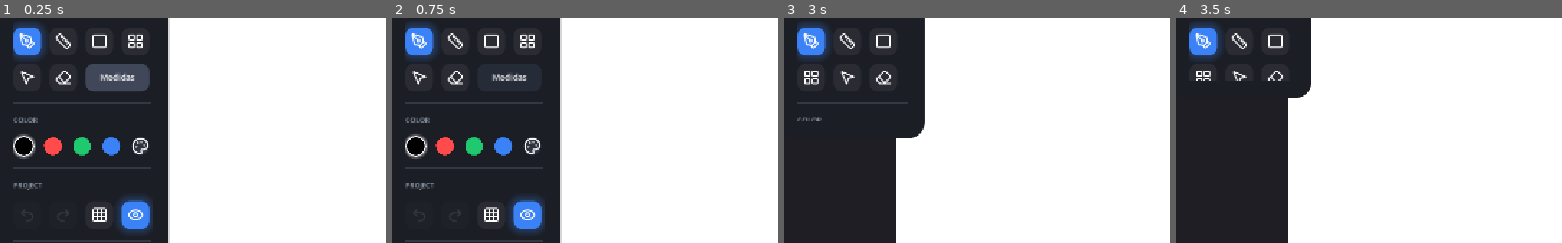
Above: before the commit, frames 1-4 (left to right).
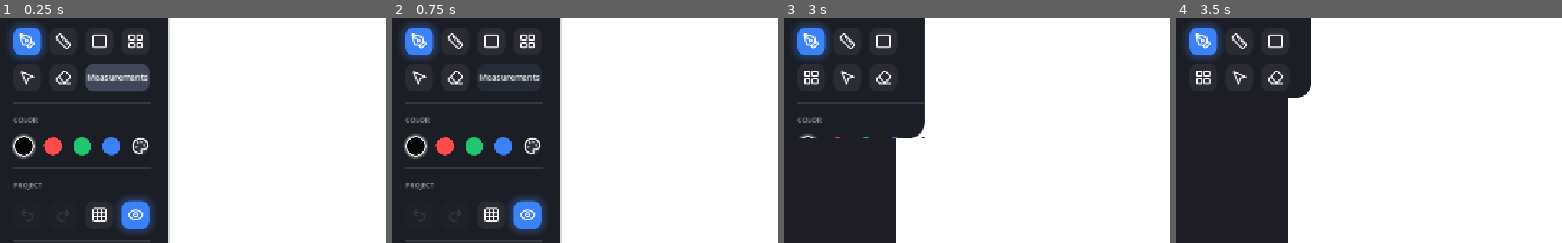
Above: after the commit, the same moments.

Repository: OmarSaez/plan-2d
Game: Godot game, scene res://src/main.tscn
Two runs of this game, one before a commit and one after it. Both use one fixed random seed, a clock stepped at 60 frames per second and the inputs below. This scene is started directly instead of the project's main scene.
Inputs (mouse positions are % of the whole screen's width and height, from its top left):
- Up to frame 1 (0.25 s): no input
- Up to frame 2 (0.75 s): click (15, 31) at 0.5 s, where only the run before the commit has a clickable "Medidas"
- Up to frame 3 (3 s): click (80, 76) at 1.25 s, where only the run before the commit has a clickable "Eliminar"; click (91, 76) at 2 s, where only the run before the commit has a clickable "Cancelar"; click (18, 10) at 2.75 s
- Up to frame 4 (3.5 s): no input
The pictures show only the part of the screen within x 0-50%, y 17-67%; the shares and areas given below are measured in that part.

The runs differ from the first frame. In frame 1, 0.5% of the frame differs, in the area x 2-40%, y 3-92%; in frame 2, 0.5%; in frame 3, 0.3%; in frame 4, 0.2%.

Commit message:
Se agrega boton para volver a home

Diff:
--- a/assets/icons/check.svg
+++ b/assets/icons/check.svg
@@ -1,15 +1,3 @@
-<!-- @license lucide-static v0.414.0 - ISC -->
-<svg
-  class="lucide lucide-check"
-  xmlns="http://www.w3.org/2000/svg"
-  width="24"
-  height="24"
-  viewBox="0 0 24 24"
-  fill="none"
-  stroke="#FFFFFF"
-  stroke-width="2"
-  stroke-linecap="round"
-  stroke-linejoin="round"
->
-  <path d="M20 6 9 17l-5-5" />
+<svg xmlns="http://www.w3.org/2000/svg" width="24" height="24" viewBox="0 0 24 24" fill="none" stroke="#FFFFFF" stroke-width="2" stroke-linecap="round" stroke-linejoin="round">
+  <polyline points="20 6 9 17 4 12"></polyline>
 </svg>
--- a/project.godot
+++ b/project.godot
@@ -37,3 +37,4 @@
 
 rendering_device/driver.windows="d3d12"
 renderer/rendering_method="mobile"
+textures/vram_compression/import_etc2_astc=true
--- a/src/ui/layer_panel.gd
+++ b/src/ui/layer_panel.gd
@@ -153,7 +153,7 @@
 	confirm_wrapper.add_child(confirm_dialog_vbox)
 
 	var lbl = Label.new()
-	lbl.text = "¿Eliminar capa y sus trazos?"
+	lbl.text = "UI_CONFIRM_DELETE_LAYER"
 	lbl.horizontal_alignment = HORIZONTAL_ALIGNMENT_CENTER
 	lbl.add_theme_color_override("font_color", Color(0.9, 0.9, 0.9))
 	confirm_dialog_vbox.add_child(lbl)
@@ -165,10 +165,10 @@
 
 	var btn_sb = StyleBoxFlat.new()
 	btn_sb.bg_color = Color(0.18, 0.20, 0.24)
-	btn_sb.corner_radius_top_left = 16
-	btn_sb.corner_radius_top_right = 16
-	btn_sb.corner_radius_bottom_left = 16
-	btn_sb.corner_radius_bottom_right = 16
+	btn_sb.corner_radius_top_left = 8
+	btn_sb.corner_radius_top_right = 8
+	btn_sb.corner_radius_bottom_left = 8
+	btn_sb.corner_radius_bottom_right = 8
 	btn_sb.content_margin_left = 16
 	btn_sb.content_margin_right = 16
 	btn_sb.content_margin_top = 8
@@ -178,7 +178,7 @@
 	btn_sb_hover.bg_color = Color(0.25, 0.28, 0.33)
 
 	var btn_yes = Button.new()
-	btn_yes.text = "Eliminar"
+	btn_yes.text = "UI_DELETE"
 	btn_yes.add_theme_color_override("font_color", Color(1.0, 0.4, 0.4))
 	btn_yes.add_theme_stylebox_override("normal", btn_sb)
 	btn_yes.add_theme_stylebox_override("hover", btn_sb_hover)
@@ -190,7 +190,7 @@
 	hbox.add_child(btn_yes)
 
 	var btn_no = Button.new()
-	btn_no.text = "Cancelar"
+	btn_no.text = "UI_CANCEL"
 	btn_no.add_theme_color_override("font_color", Color(0.8, 0.8, 0.8))
 	btn_no.add_theme_stylebox_override("normal", btn_sb)
 	btn_no.add_theme_stylebox_override("hover", btn_sb_hover)
--- a/src/ui/main_ui.gd
+++ b/src/ui/main_ui.gd
@@ -131,12 +131,76 @@
 	if archivo_old_grid:
 		archivo_old_grid.hide()
 		archivo_old_grid.queue_free()
-
+		var archivo_wrapper = MarginContainer.new()
+		var v_idx = archivo_lbl.get_index()
+		$Sidebar/Margin/VBox/ContentWrapper/VBoxTools.add_child(archivo_wrapper)
+		$Sidebar/Margin/VBox/ContentWrapper/VBoxTools.move_child(archivo_wrapper, v_idx + 1)
+
+		# Capa 1: Cuadrícula original
 		var archivo_vbox = VBoxContainer.new()
 		archivo_vbox.add_theme_constant_override("separation", 8)
-		var v_idx = archivo_lbl.get_index()
-		$Sidebar/Margin/VBox/ContentWrapper/VBoxTools.add_child(archivo_vbox)
-		$Sidebar/Margin/VBox/ContentWrapper/VBoxTools.move_child(archivo_vbox, v_idx + 1)
+		archivo_wrapper.add_child(archivo_vbox)
+
+		# Capa 2: Panel de confirmación (oculto por defecto)
+		var confirm_panel = PanelContainer.new()
+		confirm_panel.hide()
+
+		var sb_confirm = StyleBoxFlat.new()
+		sb_confirm.bg_color = Color(0.18, 0.20, 0.24)
+		sb_confirm.corner_radius_top_left = 12
+		sb_confirm.corner_radius_top_right = 12
+		sb_confirm.corner_radius_bottom_left = 12
+		sb_confirm.corner_radius_bottom_right = 12
+		confirm_panel.add_theme_stylebox_override("panel", sb_confirm)
+		archivo_wrapper.add_child(confirm_panel)
+
+		var confirm_vbox = VBoxContainer.new()
+		confirm_vbox.alignment = BoxContainer.ALIGNMENT_CENTER
+		confirm_vbox.add_theme_constant_override("separation", 12)
+		confirm_panel.add_child(confirm_vbox)
+
+		var lbl_q = Label.new()
+		lbl_q.text = "UI_CONFIRM_HOME"
+		lbl_q.horizontal_alignment = HORIZONTAL_ALIGNMENT_CENTER
+		lbl_q.add_theme_font_size_override("font_size", 12)
+		confirm_vbox.add_child(lbl_q)
+
+		var hbox_btns = HBoxContainer.new()
+		hbox_btns.alignment = BoxContainer.ALIGNMENT_CENTER
+		hbox_btns.add_theme_constant_override("separation", 12)
+		confirm_vbox.add_child(hbox_btns)
+
+		var btn_cancel = Button.new()
+		btn_cancel.text = "UI_CANCEL"
+		var sb_c = StyleBoxFlat.new()
+		sb_c.bg_color = Color("#3f3f46")
+		sb_c.corner_radius_top_left = 8
+		sb_c.corner_radius_top_right = 8
+		sb_c.corner_radius_bottom_left = 8
+		sb_c.corner_radius_bottom_right = 8
+		sb_c.content_margin_left = 12
+		sb_c.content_margin_right = 12
+		sb_c.content_margin_top = 4
+		sb_c.content_margin_bottom = 4
+		btn_cancel.add_theme_stylebox_override("normal", sb_c)
+		btn_cancel.add_theme_stylebox_override("hover", sb_c.duplicate())
+		hbox_btns.add_child(btn_cancel)
+
+		var btn_accept = Button.new()
+		btn_accept.text = "UI_ACCEPT"
+		var sb_a = StyleBoxFlat.new()
+		sb_a.bg_color = Color("#10b981") # Verde
+		sb_a.corner_radius_top_left = 8
+		sb_a.corner_radius_top_right = 8
+		sb_a.corner_radius_bottom_left = 8
+		sb_a.corner_radius_bottom_right = 8
+		sb_a.content_margin_left = 12
+		sb_a.content_margin_right = 12
+		sb_a.content_margin_top = 4
+		sb_a.content_margin_bottom = 4
+		btn_accept.add_theme_stylebox_override("normal", sb_a)
+		btn_accept.add_theme_stylebox_override("hover", sb_a.duplicate())
+		hbox_btns.add_child(btn_accept)
 
 		var row1 = HBoxContainer.new()
 		row1.add_theme_constant_override("separation", 12)
@@ -147,13 +211,15 @@
 		archivo_vbox.add_child(row2)
 
 		var btn_save = _create_action_button("res://assets/icons/save.svg")
-		btn_save.pressed.connect(func(): EventBus.manual_save_requested.emit())
+		btn_save.pressed.connect(func():
+			EventBus.manual_save_requested.emit()
+			_animate_save_button(btn_save)
+		)
 		row1.add_child(btn_save)
 
 		var btn_home = _create_action_button("res://assets/icons/home.svg")
 		btn_home.pressed.connect(func():
-			EventBus.manual_save_requested.emit()
-			get_tree().change_scene_to_file("res://src/ui/project_selector.tscn")
+			_animate_home_confirm(btn_home, archivo_vbox, confirm_panel, btn_cancel, btn_accept)
 		)
 		row1.add_child(btn_home)
 
@@ -196,6 +262,120 @@
 	btn.add_theme_stylebox_override("focus", sb)
 
 	return btn
+
+func _animate_save_button(btn: Button) -> void:
+	if btn.get_meta("is_animating", false): return
+	btn.set_meta("is_animating", true)
+	btn.mouse_filter = Control.MOUSE_FILTER_IGNORE
+
+	var original_icon = load("res://assets/icons/save.svg")
+	var check_icon = load("res://assets/icons/check.svg")
+	var original_style = btn.get_theme_stylebox("normal").duplicate()
+
+	var success_style = original_style.duplicate()
+	success_style.bg_color = Color("#34c759") # Verde vibrante
+
+	btn.add_theme_stylebox_override("normal", success_style)
+	btn.add_theme_stylebox_override("hover", success_style)
+	btn.icon = check_icon
+
+	var tw = create_tween()
+	tw.set_trans(Tween.TRANS_BACK).set_ease(Tween.EASE_OUT)
+
+	btn.pivot_offset = btn.size / 2.0
+	tw.tween_property(btn, "scale", Vector2(1.15, 1.15), 0.15)
+	tw.tween_property(btn, "scale", Vector2(1.0, 1.0), 0.15)
+
+	tw.tween_interval(1.5)
+	tw.tween_callback(func():
+		var fade_tw = create_tween()
+		btn.icon = original_icon
+		btn.add_theme_stylebox_override("normal", original_style)
+		var sb_hover = original_style.duplicate()
+		sb_hover.bg_color = Color(0.25, 0.28, 0.35)
+		btn.add_theme_stylebox_override("hover", sb_hover)
+
+		btn.set_meta("is_animating", false)
+		btn.mouse_filter = Control.MOUSE_FILTER_STOP
+	)
+
+func _animate_home_confirm(btn_home: Button, archivo_vbox: Control, confirm_panel: Control, btn_cancel: Button, btn_accept: Button) -> void:
+	if btn_home.get_meta("is_animating", false): return
+	btn_home.set_meta("is_animating", true)
+
+	var tw_fade = create_tween()
+	tw_fade.tween_property(archivo_vbox, "modulate:a", 0.0, 0.15)
+	tw_fade.tween_callback(func(): archivo_vbox.hide())
+
+	var clone = Panel.new()
+	var sb = btn_home.get_theme_stylebox("normal").duplicate()
+	clone.add_theme_stylebox_override("panel", sb)
+
+	clone.top_level = true
+	clone.global_position = btn_home.global_position
+	clone.size = btn_home.size
+	archivo_vbox.get_parent().add_child(clone)
+
+	archivo_vbox.mouse_filter = Control.MOUSE_FILTER_IGNORE
+	confirm_panel.custom_minimum_size = archivo_vbox.size
+
+	var tw = create_tween()
+	tw.set_parallel(true)
+	tw.set_trans(Tween.TRANS_BACK).set_ease(Tween.EASE_OUT)
+
+	tw.tween_property(clone, "global_position", archivo_vbox.global_position, 0.4)
+	tw.tween_property(clone, "size", archivo_vbox.size, 0.4)
+
+	tw.chain().tween_callback(func():
+		confirm_panel.show()
+		clone.queue_free()
+	)
+
+	for c in btn_cancel.pressed.get_connections():
+		btn_cancel.pressed.disconnect(c.callable)
+	for c in btn_accept.pressed.get_connections():
+		btn_accept.pressed.disconnect(c.callable)
+
+	btn_cancel.pressed.connect(func():
+		_cancel_home_confirm(btn_home, archivo_vbox, confirm_panel)
+	)
+
+	btn_accept.pressed.connect(func():
+		EventBus.manual_save_requested.emit()
+		get_tree().change_scene_to_file("res://src/ui/project_selector.tscn")
+	)
+
+func _cancel_home_confirm(btn_home: Button, archivo_vbox: Control, confirm_panel: Control) -> void:
+	confirm_panel.hide()
+
+	var clone = Panel.new()
+	var sb = StyleBoxFlat.new()
+	sb.bg_color = Color(0.18, 0.20, 0.24)
+	sb.corner_radius_top_left = 12
+	sb.corner_radius_top_right = 12
+	sb.corner_radius_bottom_left = 12
+	sb.corner_radius_bottom_right = 12
+	clone.add_theme_stylebox_override("panel", sb)
+
+	clone.top_level = true
+	clone.global_position = archivo_vbox.global_position
+	clone.size = archivo_vbox.size
+	archivo_vbox.get_parent().add_child(clone)
+
+	var tw = create_tween()
+	tw.set_parallel(true)
+	tw.set_trans(Tween.TRANS_BACK).set_ease(Tween.EASE_IN_OUT)
+
+	tw.tween_property(clone, "global_position", btn_home.global_position, 0.4)
+	tw.tween_property(clone, "size", btn_home.size, 0.4)
+
+	tw.chain().tween_callback(func():
+		clone.queue_free()
+		archivo_vbox.show()
+		var tw2 = create_tween()
+		tw2.tween_property(archivo_vbox, "modulate:a", 1.0, 0.15)
+		btn_home.set_meta("is_animating", false)
+	)
 
 func _wrap_button_for_rotation(btn: Button) -> void:
 	var parent = btn.get_parent()
@@ -412,7 +592,7 @@
 func _setup_auto_measure_btn() -> void:
 	auto_measure_btn = Button.new()
 	auto_measure_btn.custom_minimum_size = Vector2(92, 40)
-	auto_measure_btn.text = "Medidas"
+	auto_measure_btn.text = "UI_MEASUREMENTS"
 	auto_measure_btn.add_theme_font_size_override("font_size", 12)
 
 	_update_auto_measure_btn_style()
@@ -457,17 +637,17 @@
 
 func _setup_autosave_options() -> void:
 	var lbl = Label.new()
-	lbl.text = tr("UI_AUTOSAVE")
+	lbl.text = "UI_AUTOSAVE"
 	lbl.add_theme_font_size_override("font_size", 10)
 	lbl.add_theme_color_override("font_color", Color(0.6, 0.65, 0.7))
 	vbox_lang.add_child(lbl)
 
 	autosave_option = OptionButton.new()
-	autosave_option.add_item(tr("AUTOSAVE_OFF"), 0)
-	autosave_option.add_item(tr("AUTOSAVE_3M"), 3)
-	autosave_option.add_item(tr("AUTOSAVE_5M"), 5)
-	autosave_option.add_item(tr("AUTOSAVE_10M"), 10)
-	autosave_option.add_item(tr("AUTOSAVE_20M"), 20)
+	autosave_option.add_item("AUTOSAVE_OFF", 0)
+	autosave_option.add_item("AUTOSAVE_3M", 3)
+	autosave_option.add_item("AUTOSAVE_5M", 5)
+	autosave_option.add_item("AUTOSAVE_10M", 10)
+	autosave_option.add_item("AUTOSAVE_20M", 20)
 
 	var intervals = [0, 3, 5, 10, 20]
 	var current_idx = intervals.find(EventBus.current_autosave_interval)
--- a/src/ui/main_ui.tscn
+++ b/src/ui/main_ui.tscn
@@ -161,7 +161,6 @@
 script = ExtResource("2_xxx")
 
 [node name="ContentWrapper" type="Control" parent="Sidebar/Margin/VBox"]
-clip_contents = true
 layout_mode = 2
 
 [node name="VBoxTools" type="VBoxContainer" parent="Sidebar/Margin/VBox/ContentWrapper"]
--- a/src/ui/squishy_button.gd
+++ b/src/ui/squishy_button.gd
@@ -80,7 +80,15 @@
 
 func _show_tooltip() -> void:
 	tooltip_shown = true
-	tooltip_label.text = tr(custom_tip)
+	tooltip_label.text = custom_tip
+	tooltip_label.show()
+	# Centrar arriba del botón
+	tooltip_label.position = global_position + Vector2(size.x / 2.0 - tooltip_label.size.x / 2.0, -tooltip_label.size.y - 8)
+
+func set_tooltip(text: String) -> void:
+	custom_tip = text
+	if tooltip_label:
+		tooltip_label.text = custom_tip
 	tooltip_label.show()
 	# Centrar arriba del botón
 	tooltip_label.position = global_position + Vector2(size.x / 2.0 - tooltip_label.size.x / 2.0, -tooltip_label.size.y - 8)
--- a/translations.csv
+++ b/translations.csv
@@ -42,3 +42,8 @@
 AUTOSAVE_5M,Every 5 minutes,Cada 5 minutos,A cada 5 minutos
 AUTOSAVE_10M,Every 10 minutes,Cada 10 minutos,A cada 10 minutos
 AUTOSAVE_20M,Every 20 minutes,Cada 20 minutos,A cada 20 minutos
+UI_CONFIRM_HOME,Do you want to return to Home?,¿Quieres volver al inicio?,Deseja voltar ao início?
+UI_ACCEPT,Accept,Aceptar,Aceitar
+UI_CONFIRM_DELETE_LAYER,Delete layer and its strokes?,¿Eliminar capa y sus trazos?,Excluir camada e seus traços?
+UI_DELETE,Delete,Eliminar,Excluir
+UI_MEASUREMENTS,Measurements,Medidas,Medidas
Not shown, added: export_presets.cfg
Binary file changed: translations.en.translation
Binary file changed: translations.es.translation
Binary file changed: translations.pt.translation
